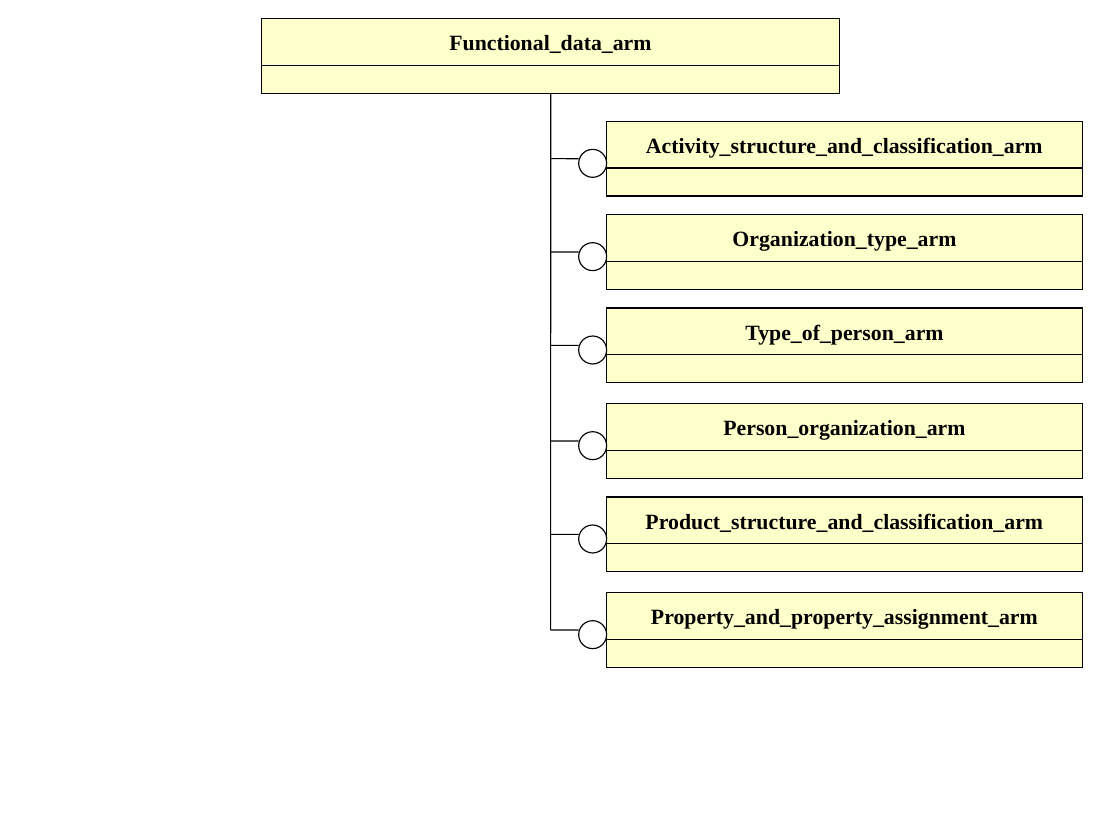
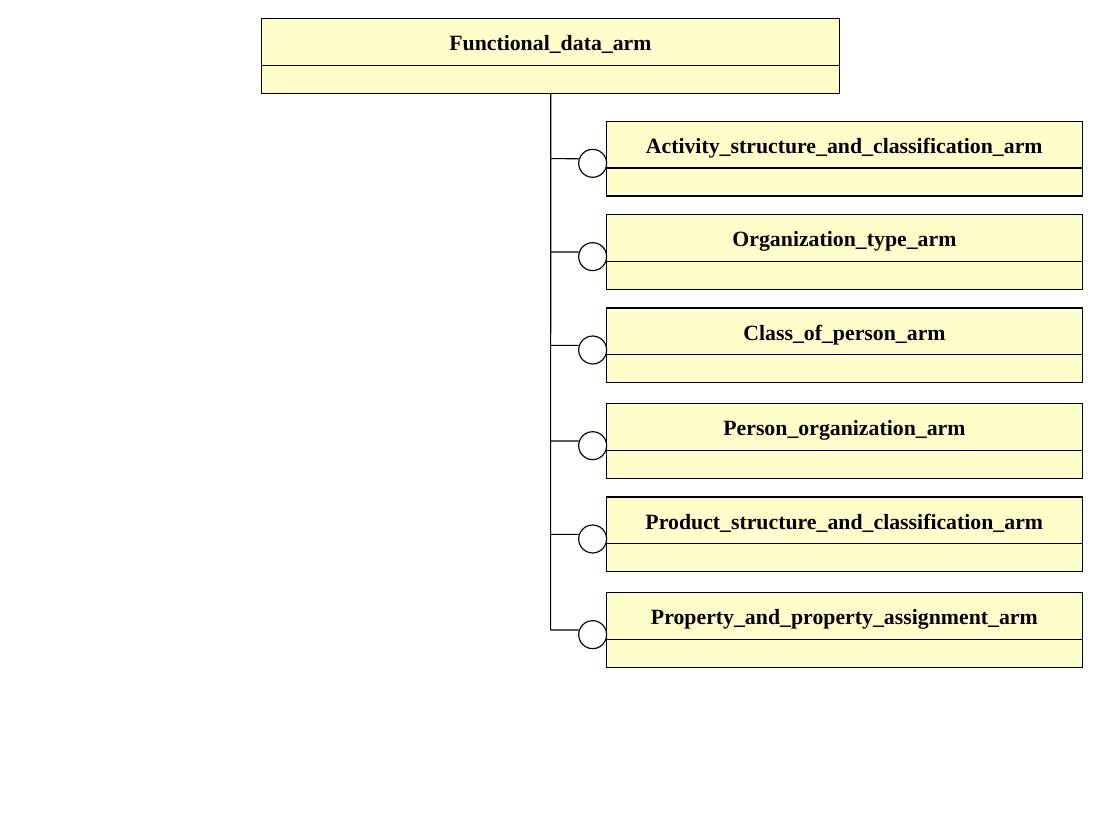
Before and after one commit to starseeker/stepmod_mirror, a slide deck: slide 1 of data/modules/functional_data/functional_data.ppt. Drawn at 1120x840 pixels with LibreOffice and Linux fonts; fonts in the diff are those of the drawing. Boxes give left, top, right and bottom in pixels: in the first picture for what was removed or moved away, otherwise in the second. Text is boxed around its words. In the diff, an @@ line names an element or a change of style, - is before the commit and + after.

Commit message:
adding class_of_person

```diff
--- a/data/modules/functional_data/functional_data.ppt
+++ b/data/modules/functional_data/functional_data.ppt
@@ text in rectangle at <box>743,324,945,345</box>: text changed @@
-Type_of_person_arm
+Class_of_person_arm
```
Also in this commit, not shown: 3 other slides changed, 21 other files.
